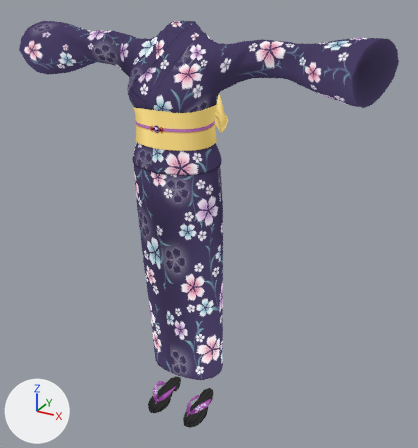
Before and after pictures for a commit that changed the glTF model public/models/outfits/tanuki_yukata.glb.
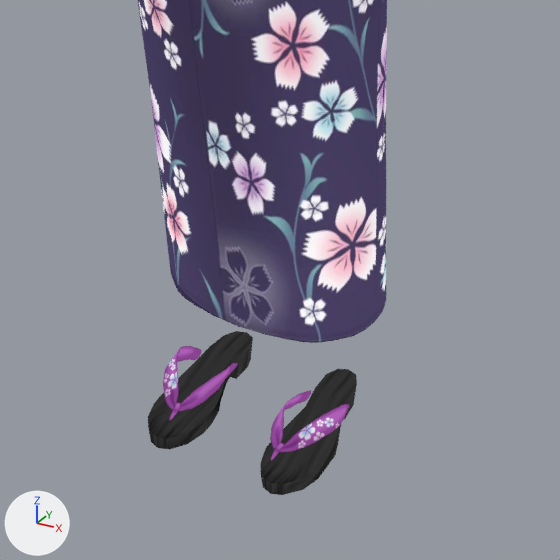
Each version is shown whole from a camera (50 mm lens) standing at (0.889, -1.432, 1.445) and looking at (0.048, 0.097, 0.68), then close up on the part from 24% to 66% of the width and 61% to 100% of the height. Lighting does not change. The marker at lower left points along +X, +Y and +Z. The first two pictures are the older version. Vertices at exactly the same position are counted once.

In view in the first close-up: 'Body'.
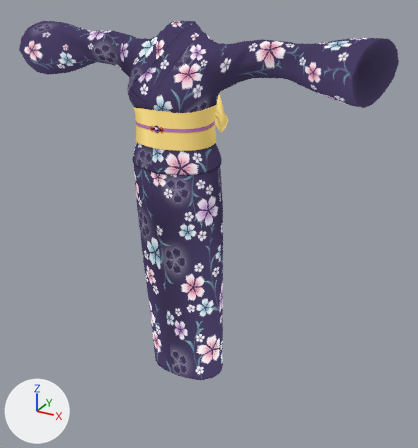
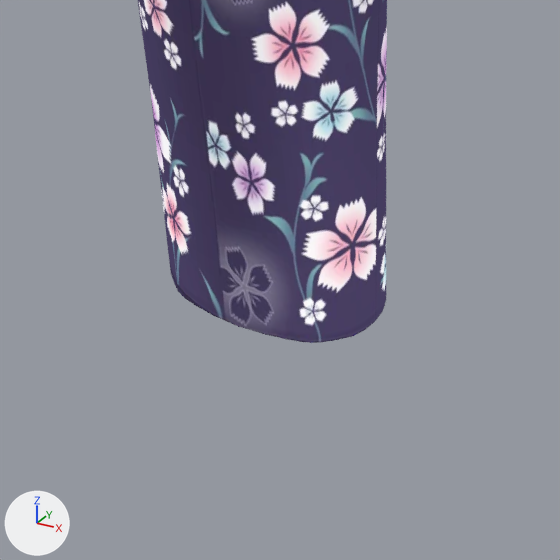
The change in detail:
me_body__merged is used by ob_body; location (0.0, 0.0, 0.0).
me_body__merged had 2571 vertices, 4840 faces and spanned x -0.557..0.557, y -0.132..0.25, z 0.0..1.312.
me_body__merged now has 2383 vertices, 4544 faces and spans x -0.557..0.557, y -0.132..0.25, z 0.136..1.312.
me_body__merged part 1: the loose piece of 48 vertices spanning x 0.039..0.111, y -0.104..0.035, z 0.002..0.08 is deleted.
me_body__merged part 2: the loose piece of 48 vertices spanning x -0.111..-0.039, y -0.104..0.035, z 0.002..0.08 is deleted.
me_body__merged part 3: the loose piece of 46 vertices spanning x -0.107..-0.041, y -0.11..0.074, z 0.0..0.034 is deleted.
me_body__merged part 4: the loose piece of 46 vertices spanning x 0.041..0.107, y -0.11..0.074, z 0.0..0.034 is deleted.
me_body__merged no longer uses material mat_n00_002_01_shoes_01_cloth__instance.
me_body__merged no longer uses material mat_n00_003_01_shoes_01_cloth__instance.

Changed parts and their boxes [x1, y1, x2, y2] in the close-ups (560 x 560 px):
'Body', reshaped
    before: [138, 0, 387, 495]
    after: [138, 0, 387, 343]
part 1 of me_body__merged, deleted (pink)
    before: [270, 390, 349, 461]
part 2 of me_body__merged, deleted (pink)
    before: [163, 346, 238, 420]
part 3 of me_body__merged, deleted
    before: [148, 331, 253, 449]
part 4 of me_body__merged, deleted
    before: [261, 369, 357, 495]
